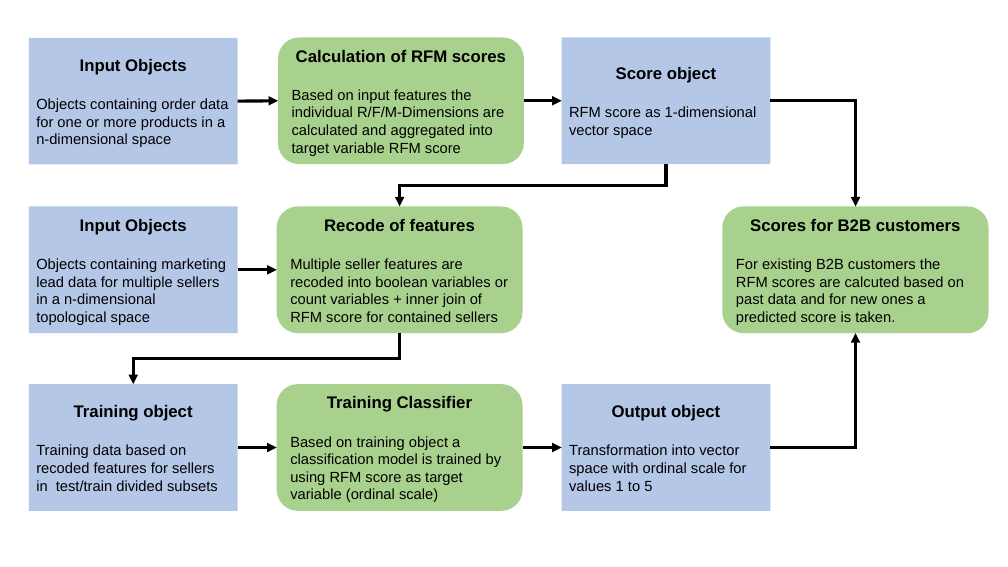
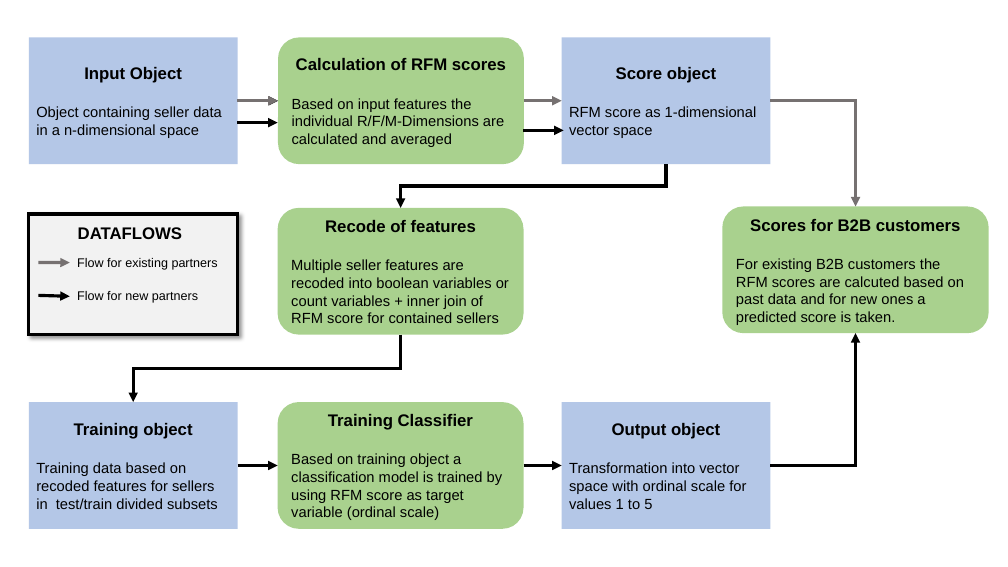
Before and after one commit to jq88712/pykurs2, a slide deck: slide 2 of literature/DAG_Bricks.pptx. Drawn at 1008x567 pixels with LibreOffice and Linux fonts; fonts in the diff are those of the drawing. Boxes give left, top, right and bottom in pixels: in the first picture for what was removed or moved away, otherwise in the second. Text is boxed around its words. In the diff, an @@ line names an element or a change of style, - is before the commit and + after.

```diff
--- a/literature/DAG_Bricks.pptx
+++ b/literature/DAG_Bricks.pptx
@@ text in rectangle at [36,67,222,138]: text changed @@
-Input Objects
-Objects containing order data for one or more products in a n-dimensional space
+Input Object
+Object containing seller data in a n-dimensional space
@@ arrow added from (237, 101) to (278, 101), #767171 3 pt @@
@@ text in rounded rectangle at [292,98,504,147]: text changed @@
-Based on input features the individual R/F/M-Dimensions are calculated and aggregated into target variable RFM score
+Based on input features the individual R/F/M-Dimensions are calculated and averaged
@@ arrow (524, 101) - (562, 101): stroke #000000 3 pt to #767171 3 pt @@
@@ elbow arrow (771, 101) - (856, 206): stroke #000000 3 pt to #767171 3 pt @@
@@ arrow moved from (237, 270) - (277, 270) to (237, 123) - (278, 123) @@
@@ arrow added from (523, 131) to (564, 131), #000000 3 pt @@
@@ elbow arrow (666, 164) - (401, 208): route changed @@
@@ rectangle: place and size @@
-rectangle at [29,206,237,333]
+rectangle at [29,214,237,335]
@@ rectangle at [29,214,237,335]: fill #B4C7E7 to #F2F2F2; outline none to #000000 3 pt; shadow on @@
@@ text in rectangle at [36,219,226,325]: text removed @@
-Input Objects
-Objects containing marketing lead data for multiple sellers in a n-dimensional topological space
@@ group added at [39,227,218,303]: 3 texts, 2 arrows @@
+DATAFLOWS
+Flow for existing partners
+Flow for new partners
@@ elbow arrow moved from (400, 333) - (133, 384) to (401, 335) - (133, 402) @@
@@ elbow arrow moved from (771, 448) - (856, 333) to (771, 466) - (856, 333) @@
@@ 2 rectangles, 2 arrows, 1 rounded rectangle: place and size @@
-2 rectangles, 2 arrows, 1 rounded rectangle at [29,384,771,511]
+2 rectangles, 2 arrows, 1 rounded rectangle at [29,402,771,529]
```
Also in this commit, not shown: 1 other slide changed, 1 slide added, 1 slide removed, 6 other files.
